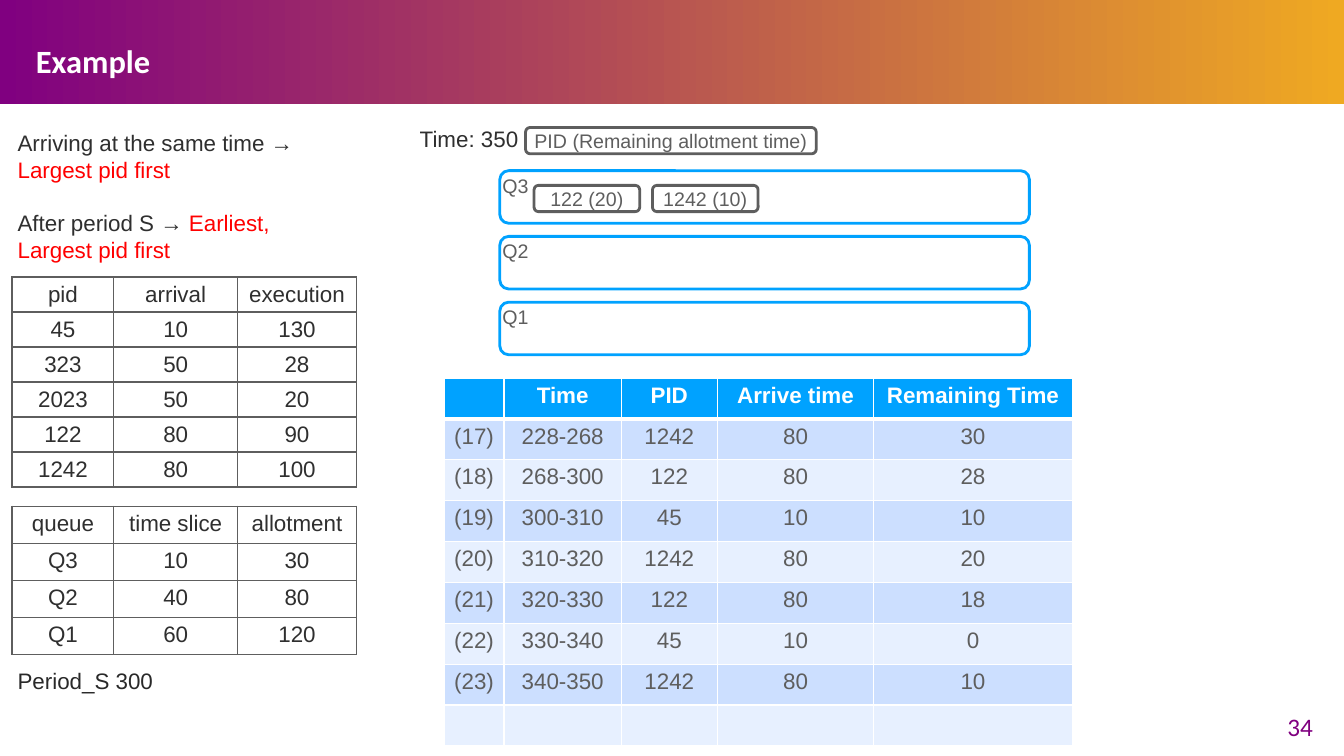
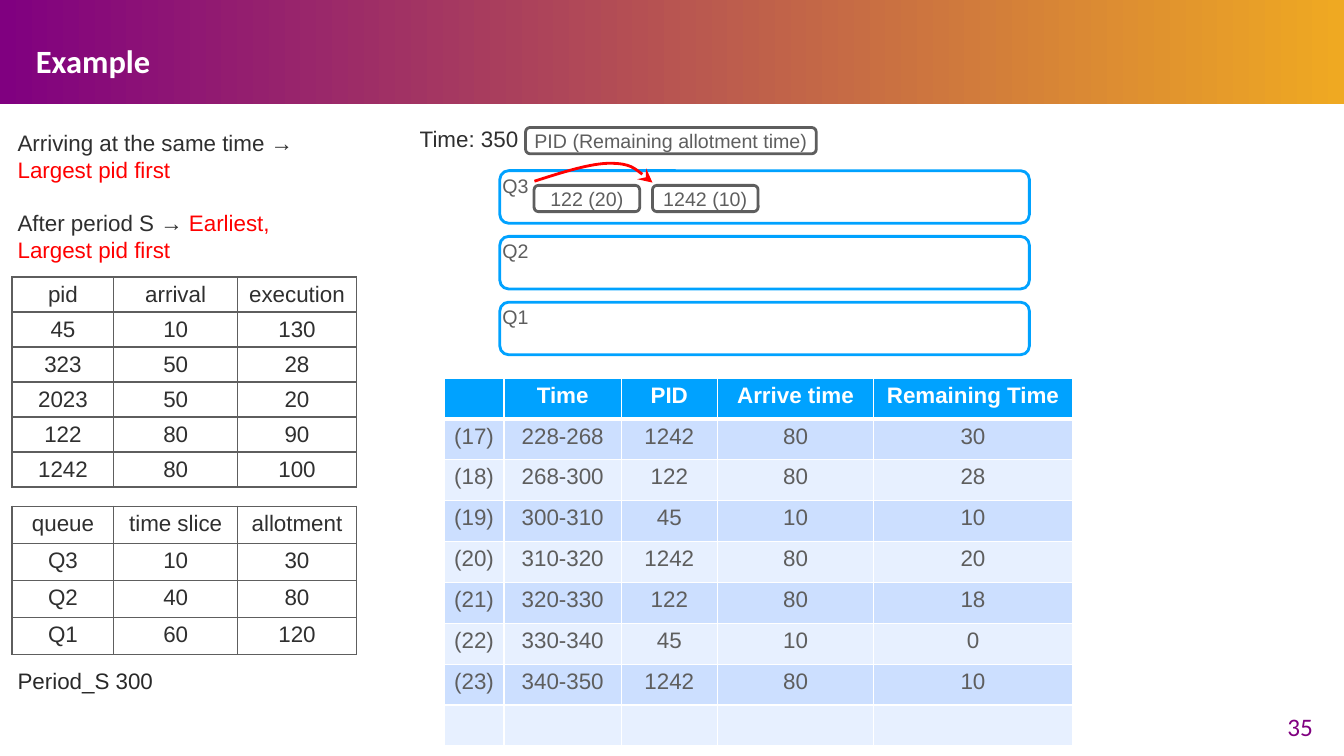
Before and after one commit to henryhxu/CSCI3150, a slide deck: slide 35 of tutorial/T07/tut07.pptx (slide 34 before the commit). Drawn at 1344x756 pixels with LibreOffice and Linux fonts; fonts in the diff are those of the drawing. Boxes give left, top, right and bottom in pixels: in the first picture for what was removed or moved away, otherwise in the second. Text is boxed around its words. In the diff, an @@ line names an element or a change of style, - is before the commit and + after.

```diff
--- a/tutorial/T07/tut07.pptx
+++ b/tutorial/T07/tut07.pptx
@@ freeform shape added at (534,163,652,182), outline #FF0000 2 pt @@
@@ page number at (1287,719,1313,736): text changed @@
-34
+35
```
Also in this commit, not shown: 15 other slides changed, 1 slide added.
